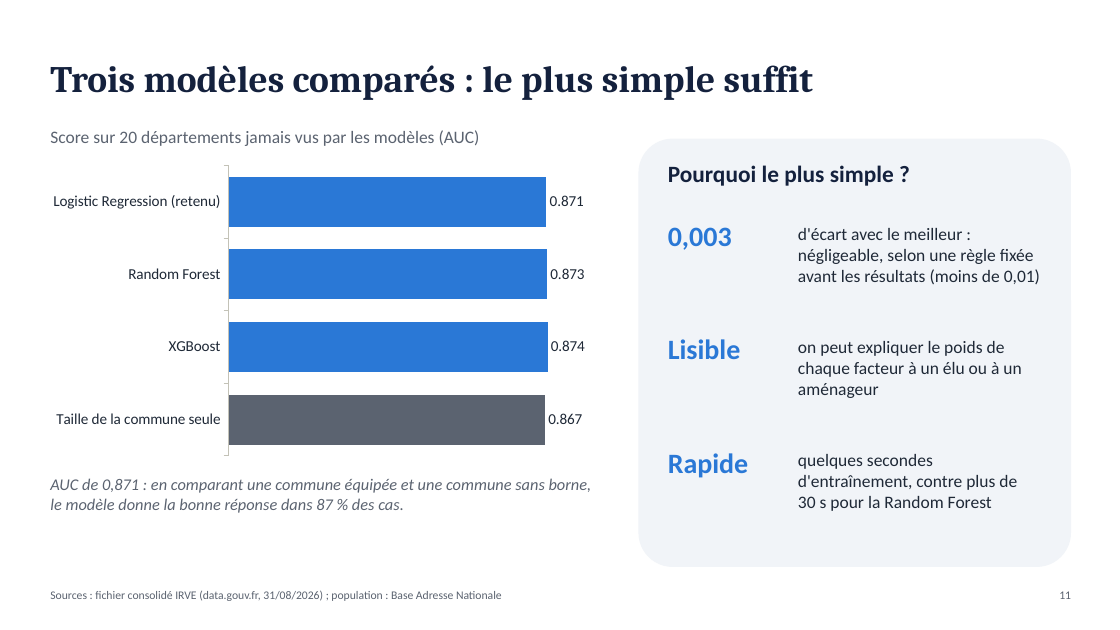
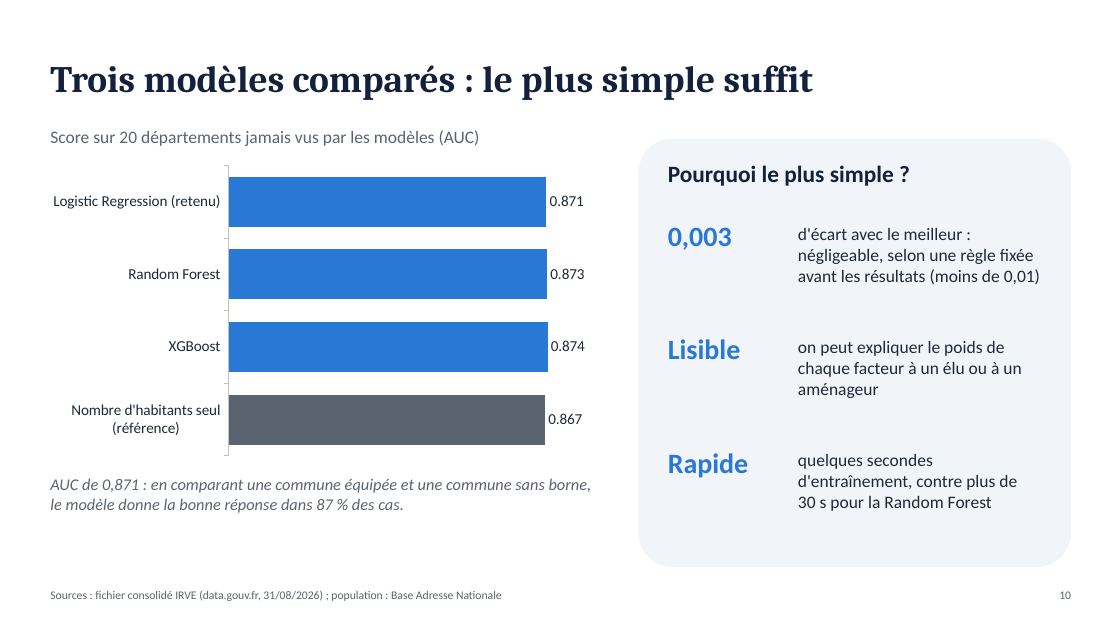
Before and after one commit to CharmelleG/irve-bornes-recharge-ml_Charmelle, a slide deck: slide 10 of docs/restitution_irve.pptx (slide 11 before the commit). Drawn at 1120x630 pixels with LibreOffice and Linux fonts; fonts in the diff are those of the drawing. Boxes give left, top, right and bottom in pixels: in the first picture for what was removed or moved away, otherwise in the second. Text is boxed around its words. In the diff, an @@ line names an element or a change of style, - is before the commit and + after.

```diff
--- a/docs/restitution_irve.pptx
+++ b/docs/restitution_irve.pptx
@@ bar chart at [42,160,605,462] @@
-categories: Logistic Regression (retenu), Random Forest, XGBoost, Taille de la commune seule
+categories: Logistic Regression (retenu), Random Forest, XGBoost, Nombre d'habitants seul (référence)
@@ text at [1059,591,1071,599]: text changed @@
-11
+10
```
Also in this commit, not shown: 10 other slides changed, 1 slide added, 1 other file.
